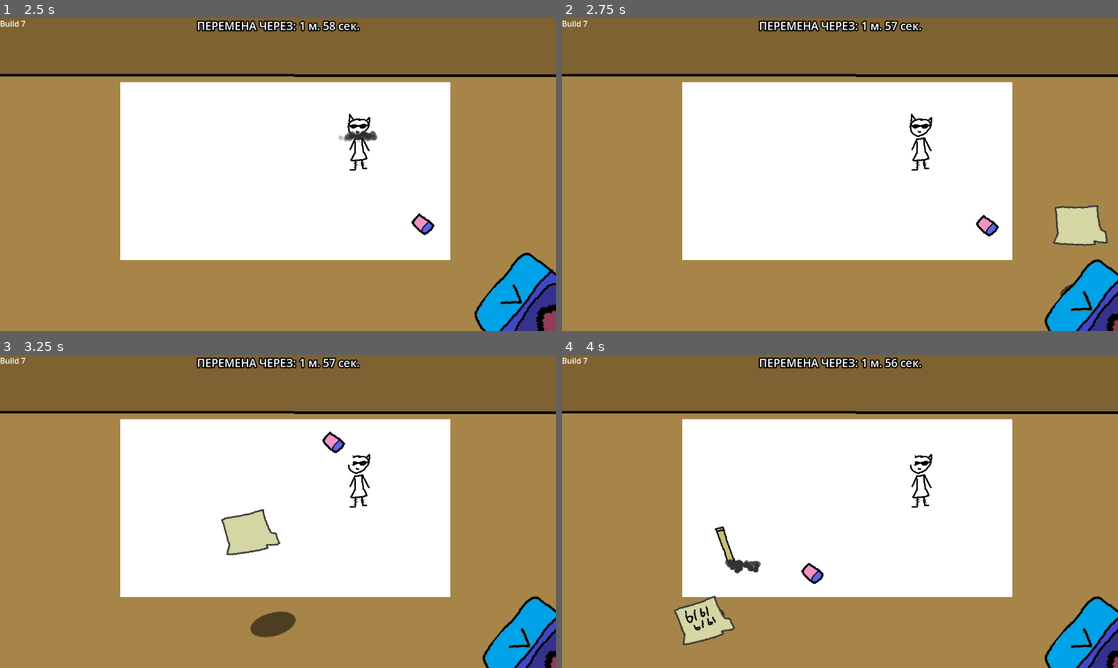
Above: before the commit, frames 1-4 (two rows, left to right).
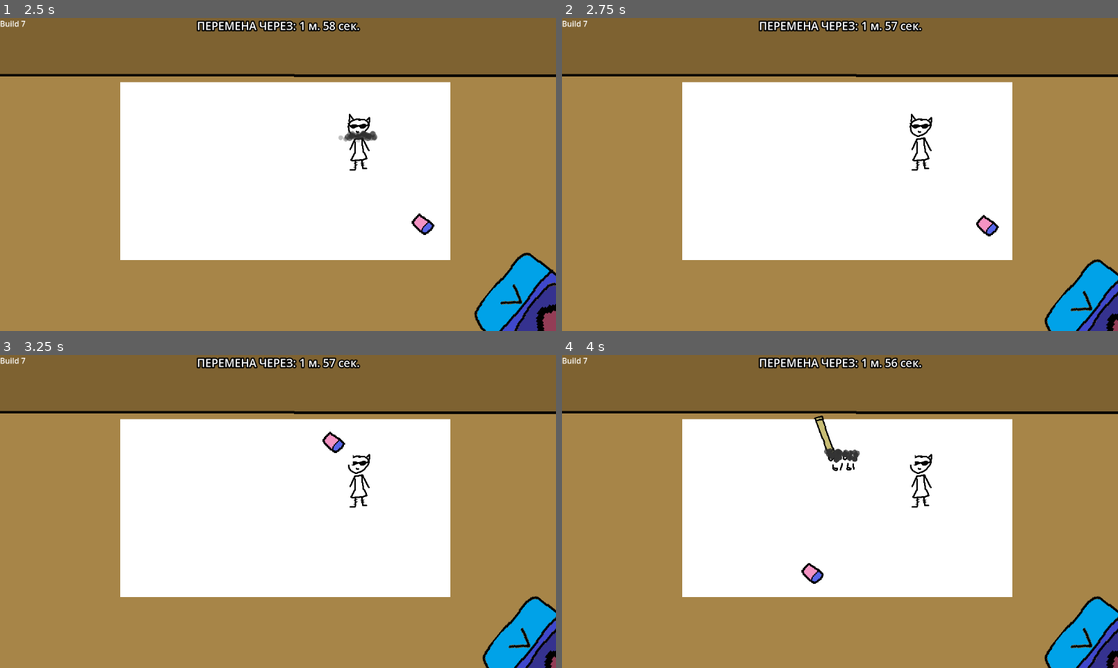
Above: after the commit, the same moments.

Repository: AmongRyzh/maxter-s-jam-2026
Game: Godot game, scene res://gameplay.tscn
The game is run twice, just before and just after one commit, with the same random seed, the same clock (stepped at 60 frames per second) and the same inputs. The engine's default icon, where the game draws it, is replaced by a stand-in: a white triangle on a blue panel in a dark square.
Inputs (mouse positions are in pixels of both pictures, inside the frame that each line leads up to):
- Up to frame 1 (2.5 s): click "Начать" at 0.5 s; move the mouse to (517, 299) at 1.27 s; click (517, 299) at 1.42 s; move the mouse to (422, 227) at 2.02 s; click (422, 227) at 2.17 s
- Up to frame 2 (2.75 s): no input
- Up to frame 3 (3.25 s): move the mouse to (333, 442) at 2.77 s; click (333, 442) at 2.92 s
- Up to frame 4 (4 s): move the mouse to (812, 574) at 3.52 s; click (812, 574) at 3.67 s

Frame 1 is identical in both runs. In frame 2, 1.1% of the frame differs, in the area x 88-99%, y 59-92%; in frame 3, 1.6%; in frame 4, 1.8%, in the area x 20-54%, y 19-93%.

Commit message:
всякие сфх-ы добавлены

Diff:
--- /dev/null
+++ b/default_bus_layout.tres
@@ -0,0 +1,15 @@
+[gd_resource type="AudioBusLayout" format=3 uid="uid://6c4pgc7k7hl3"]
+
+[resource]
+bus/1/name = &"SFX"
+bus/1/solo = false
+bus/1/mute = false
+bus/1/bypass_fx = false
+bus/1/volume_db = 0.0
+bus/1/send = &"Master"
+bus/2/name = &"Music"
+bus/2/solo = false
+bus/2/mute = false
+bus/2/bypass_fx = false
+bus/2/volume_db = 0.0
+bus/2/send = &"Master"
--- a/eraser/eraser.gd
+++ b/eraser/eraser.gd
@@ -15,6 +15,7 @@
 
 		if current_eraser_durability <= 0.0:
 			get_viewport().get_camera_2d().apply_shake(30, 1)
+			get_tree().current_scene.play_sfx_by_name('death')
 			#get_tree().current_scene.eraser = null
 			queue_free()
 
@@ -22,6 +23,11 @@
 
 var pixels_moved_last_frame: float = 0.0
 var last_position: Vector2
+
+var last_direction: Vector2
+
+@export var eraser_sounds : Array[AudioStream]
+@export var velocity_to_pitch : Curve
 
 # Called when the node enters the scene tree for the first time.
 func _ready():
@@ -36,10 +42,29 @@
 
 	global_position = global_position.lerp(target_pos, (speed - get_tree().current_scene.get_eraser_slowdown_factor()) * delta)
 
+	var current_direction := global_position.direction_to(last_position)
+
+	var direction_changed := current_direction.sign() != last_direction.sign()
+	#print(direction_changed)
+
 	pixels_moved_last_frame = global_position.distance_to(last_position)
+	#print(pixels_moved_last_frame)
+
+	if Input.is_mouse_button_pressed(MOUSE_BUTTON_LEFT) and !get_tree().current_scene.is_pencil_case_opened():
+		last_direction = global_position.direction_to(last_position)
+		if direction_changed:
+			play_random_sfx()
+
+		var durability : float = (durability_decrease_rate + get_tree().current_scene.get_additional_durability_decrease_rate())
+		current_eraser_durability -= durability * delta * (pixels_moved_last_frame / 15)
 
 	last_position = global_position
 
-	if Input.is_mouse_button_pressed(MOUSE_BUTTON_LEFT) and !get_tree().current_scene.is_pencil_case_opened():
-		var durability : float = (durability_decrease_rate + get_tree().current_scene.get_additional_durability_decrease_rate())
-		current_eraser_durability -= durability * delta * (pixels_moved_last_frame / 15)
+func play_random_sfx():
+	print("random sfx!")
+	var sound = eraser_sounds.pick_random()
+	#if !$AudioStreamPlayer2D.playing:
+	$AudioStreamPlayer2D.stream = sound
+	$AudioStreamPlayer2D.pitch_scale = velocity_to_pitch.sample(pixels_moved_last_frame)
+	$AudioStreamPlayer2D.play()
+	pass
--- a/eraser/eraser.tscn
+++ b/eraser/eraser.tscn
@@ -2,6 +2,17 @@
 
 [ext_resource type="Script" uid="uid://ctwt4otx35jqx" path="res://eraser/eraser.gd" id="1_jwyhn"]
 [ext_resource type="Texture2D" uid="uid://65tumjlxibgr" path="res://eraser/eraser.png" id="2_3cghv"]
+[ext_resource type="AudioStream" uid="uid://itqa6fjdc1mm" path="res://sfx/eraser/eraser_sound_1.ogg" id="2_5lwof"]
+[ext_resource type="AudioStream" uid="uid://87noh5umytwv" path="res://sfx/eraser/eraser_sound_2.ogg" id="3_uo1fx"]
+[ext_resource type="AudioStream" uid="uid://dr7k17e86kmhs" path="res://sfx/eraser/eraser_sound_3.ogg" id="4_3x03r"]
+[ext_resource type="AudioStream" uid="uid://5m8qhq2wxd8h" path="res://sfx/eraser/eraser_sound_4.ogg" id="5_13gb0"]
+[ext_resource type="AudioStream" uid="uid://cw30f325d7fx8" path="res://sfx/eraser/eraser_sound_5.ogg" id="6_4v8hs"]
+[ext_resource type="AudioStream" uid="uid://crn84jilyjhcp" path="res://sfx/eraser/eraser_sound_6.ogg" id="7_fio6x"]
+
+[sub_resource type="Curve" id="Curve_5lwof"]
+_limits = [0.9, 2.0, 0.0, 150.0]
+_data = [Vector2(0.35377407, 0.90643287), 0.0, 0.0, 0, 0, Vector2(9.905663, 1.0415206), 0.0, 0.0067498395, 0, 1, Vector2(150, 1.9871348), -0.0002863499, 0.0, 0, 0]
+point_count = 3
 
 [sub_resource type="CompressedTexture2D" id="CompressedTexture2D_njsjv"]
 
@@ -14,6 +25,8 @@
 script = ExtResource("1_jwyhn")
 speed = 14.0
 durability_decrease_rate = 3.5
+eraser_sounds = Array[AudioStream]([ExtResource("2_5lwof"), ExtResource("3_uo1fx"), ExtResource("4_3x03r"), ExtResource("5_13gb0"), ExtResource("6_4v8hs"), ExtResource("7_fio6x")])
+velocity_to_pitch = SubResource("Curve_5lwof")
 
 [node name="Sprite2D" type="Sprite2D" parent="." unique_id=935766602]
 visible = false
@@ -38,3 +51,7 @@
 
 [node name="CollisionShape2D" type="CollisionShape2D" parent="." unique_id=362372122]
 shape = SubResource("RectangleShape2D_jwyhn")
+
+[node name="AudioStreamPlayer2D" type="AudioStreamPlayer2D" parent="." unique_id=331165866]
+volume_db = -1.38
+bus = &"SFX"
--- a/gameplay.gd
+++ b/gameplay.gd
@@ -66,6 +66,8 @@
 @export var dangers: Array[PackedScene]
 
 var pencil_case_tutorial_shown: bool = false
+
+@export var sfx: Node2D
 
 func _ready():
 	Engine.time_scale = 0
@@ -397,6 +399,9 @@
 
 	spawn_point.queue_free()
 
+func play_sfx_by_name(name: String):
+	sfx.get_node(name).play()
+
 #func _draw():
 	#if eraser:
 		#draw_rect(Rect2(eraser.position, Vector2i(1, 1)).grow(eraser_size).grow_side(SIDE_TOP, durability_shrink), Color(0, 1, 0, 0.5))
--- a/gameplay.tscn
+++ b/gameplay.tscn
@@ -14,17 +14,31 @@
 [ext_resource type="PackedScene" uid="uid://ckgtcmnk3ywpg" path="res://pencil_case/pencil_case.tscn" id="7_fbudy"]
 [ext_resource type="Script" uid="uid://dr86d7jfmead5" path="res://random_timer.gd" id="8_0m7cd"]
 [ext_resource type="Script" uid="uid://b2rn7gd713ohm" path="res://camera_2d.gd" id="8_7y1a3"]
+[ext_resource type="AudioStream" uid="uid://cc58id33lp8fw" path="res://sfx/получение урона.ogg" id="10_0kugc"]
 [ext_resource type="Texture2D" uid="uid://b3bj2a1schior" path="res://teacher/teacher_looking.png" id="10_1qy1k"]
+[ext_resource type="AudioStream" uid="uid://ye84bmrxn5ps" path="res://sfx/death_by_teacher.ogg" id="10_hwi80"]
 [ext_resource type="Script" uid="uid://syvtw10xqyxe" path="res://teacher/teacher.gd" id="11_3n40r"]
 [ext_resource type="Texture2D" uid="uid://b5ofoqnche52t" path="res://teacher/teacher_not_looking.png" id="12_45aep"]
 [ext_resource type="AudioStream" uid="uid://6d62qaxhox2c" path="res://sfx/peremena.ogg" id="13_tyrfw"]
 [ext_resource type="PackedScene" uid="uid://dk7cjptcceqqb" path="res://dangers/paper_plane/paper_plane.tscn" id="14_eod45"]
+[ext_resource type="AudioStream" uid="uid://cytm2cfklela2" path="res://sfx/teacher_walking/neizvesten_-_zvuk_shagov-1.ogg" id="20_1ni6y"]
 [ext_resource type="Texture2D" uid="uid://c46cdh7174blm" path="res://desk.png" id="20_2em84"]
+[ext_resource type="AudioStream" uid="uid://ilhwu20b4u42" path="res://sfx/teacher_walking/neizvesten_-_zvuk_shagov-2.ogg" id="21_xvjhw"]
+[ext_resource type="AudioStream" uid="uid://b6or5miyjohei" path="res://sfx/teacher_walking/neizvesten_-_zvuk_shagov-3.ogg" id="22_d3t05"]
+[ext_resource type="AudioStream" uid="uid://c4cs3jewtusvm" path="res://sfx/teacher_walking/neizvesten_-_zvuk_shagov-4.ogg" id="23_j6kuv"]
+[ext_resource type="AudioStream" uid="uid://b50b28t8iiej" path="res://sfx/teacher_walking/neizvesten_-_zvuk_shagov-5.ogg" id="24_s35uu"]
+[ext_resource type="AudioStream" uid="uid://5v2cha08fgpo" path="res://sfx/teacher_walking/neizvesten_-_zvuk_shagov-6.ogg" id="25_5a717"]
+[ext_resource type="AudioStream" uid="uid://dugpeefk17jy2" path="res://sfx/teacher_walking/neizvesten_-_zvuk_shagov-7.ogg" id="26_dsr22"]
+[ext_resource type="AudioStream" uid="uid://ucrrygwb5aee" path="res://sfx/teacher_walking/neizvesten_-_zvuk_shagov-8.ogg" id="27_d8yap"]
+[ext_resource type="AudioStream" uid="uid://tss18ctdxsfe" path="res://sfx/teacher_walking/neizvesten_-_zvuk_shagov-9.ogg" id="28_nm2fk"]
+[ext_resource type="AudioStream" uid="uid://chc33ww874068" path="res://sfx/teacher_walking/neizvesten_-_zvuk_shagov-10.ogg" id="29_xmqtf"]
+[ext_resource type="AudioStream" uid="uid://cl5hu318ldurw" path="res://sfx/teacher_walking/neizvesten_-_zvuk_shagov-11.ogg" id="30_yyn0e"]
+[ext_resource type="AudioStream" uid="uid://duea8uumstfno" path="res://sfx/подготовка к лазеру.mp3" id="31_xvjhw"]
 
 [sub_resource type="PlaceholderTexture2D" id="PlaceholderTexture2D_eod45"]
 size = Vector2(684, 368)
 
-[node name="Gameplay" type="Node2D" unique_id=1976024019 nod …(392 unchanged characters)… age_timer", "painter_image_spawn_points")]
+[node name="Gameplay" type="Node2D" unique_id=1976024019 nod …(392 unchanged characters)… age_timer", "painter_image_spawn_points", "sfx")]
 top_level = true
 script = ExtResource("1_xuee5")
 painter_image_container = NodePath("PainterImages")
@@ -52,6 +66,17 @@
 final_painter_image = ExtResource("4_7y1a3")
 monster = ExtResource("7_0m7cd")
 dangers = Array[PackedScene]([ExtResource("4_2ihbs"), ExtResource("14_eod45")])
+sfx = NodePath("SFX")
+
+[node name="SFX" type="Node2D" parent="." unique_id=1207665058]
+
+[node name="death_by_teacher" type="AudioStreamPlayer" parent="SFX" unique_id=303859406]
+stream = ExtResource("10_hwi80")
+bus = &"SFX"
+
+[node name="death" type="AudioStreamPlayer" parent="SFX" unique_id=794524902]
+stream = ExtResource("10_0kugc")
+bus = &"SFX"
 
 [node name="Camera2D" type="Camera2D" parent="." unique_id=1336200204]
 anchor_mode = 0
@@ -153,7 +178,7 @@
 ignore_time_scale = true
 
 [node name="BeginAddPainterImageSpawnTimer" type="Timer" parent="Timers" unique_id=1060226858]
-wait_time = 2.0
+wait_time = 45.0
 one_shot = true
 autostart = true
 
@@ -185,6 +210,16 @@
 teacher_looking = ExtResource("10_1qy1k")
 teacher_not_looking = ExtResource("12_45aep")
 max_black_pixel_count = 150
+walking_sounds = Array[AudioStream]([ExtResource("20_1ni6y"), ExtResource("21_xvjhw"), ExtResource("22_d3t05"), ExtResource("23_j6kuv"), ExtResource("24_s35uu"), ExtResource("25_5a717"), ExtResource("26_dsr22"), ExtResource("27_d8yap"), ExtResource("28_nm2fk"), ExtResource("29_xmqtf"), ExtResource("30_yyn0e")])
+
+[node name="AudioStreamPlayer2D" type="AudioStreamPlayer2D" parent="Teacher" unique_id=1418086904]
+bus = &"SFX"
+
+[node name="AudioStreamPlayer2D2" type="AudioStreamPlayer2D" parent="Teacher" unique_id=856793339]
+stream = ExtResource("31_xvjhw")
+bus = &"SFX"
+
+[node name="PlaySoundTimer" type="Timer" parent="Teacher" unique_id=922525434]
 
 [node name="PencilCase" parent="." unique_id=653688394 instance=ExtResource("7_fbudy")]
 z_index = 1
--- a/pencil/pencil.tscn
+++ b/pencil/pencil.tscn
@@ -1,6 +1,7 @@
 [gd_scene format=3 uid="uid://dempqkihs7dxp"]
 
 [ext_resource type="Script" uid="uid://styxd6kudvfl" path="res://pencil/pencil.gd" id="1_pmwgo"]
+[ext_resource type="AudioStream" uid="uid://piligq6hi6kh" path="res://sfx/pencil.ogg" id="2_ihh1b"]
 [ext_resource type="Texture2D" uid="uid://ciumf7juqykw1" path="res://pencil/pencil.png" id="2_q5st3"]
 [ext_resource type="Texture2D" uid="uid://rqcftkekkexk" path="res://particles/circle_particle_tiny.png" id="2_u4rgo"]
 
@@ -17,6 +18,10 @@
 [node name="Pencil" type="Area2D" unique_id=1710073798]
 position = Vector2(176, 201)
 script = ExtResource("1_pmwgo")
+
+[node name="AudioStreamPlayer2D" type="AudioStreamPlayer2D" parent="." unique_id=193980293]
+stream = ExtResource("2_ihh1b")
+autoplay = true
 
 [node name="Sprite2D" type="Sprite2D" parent="." unique_id=1303837049]
 texture = ExtResource("2_q5st3")
--- a/project.godot
+++ b/project.godot
@@ -15,6 +15,10 @@
 config/features=PackedStringArray("4.7", "GL Compatibility")
 boot_splash/image="res://maxters_jam_logo.png"
 config/icon="res://icon.svg"
+
+[audio]
+
+buses/default_bus_layout="uid://6c4pgc7k7hl3"
 
 [display]
 
--- a/teacher/teacher.gd
+++ b/teacher/teacher.gd
@@ -22,6 +22,8 @@
 
 @export var max_black_pixel_count: int
 
+@export var walking_sounds : Array[AudioStream]
+
 var is_looking : bool = false :
 	set(value):
 		is_looking = value
@@ -38,9 +40,17 @@
 
 	position = Vector2(x_pos_start, y_pos_down)
 
+	$PlaySoundTimer.timeout.connect(func():
+		$AudioStreamPlayer2D.stream = walking_sounds.pick_random()
+		$AudioStreamPlayer2D.play()
+		)
+
 	gameplay.teacher_cooldown_timer.timeout.connect(func():
 		if tween:
 			tween.kill()
+
+		$PlaySoundTimer.timeout.emit()
+		$PlaySoundTimer.start()
 
 		tween = create_tween()
 		tween.tween_property(self, "position:x", x_pos_end, walking_duration)
@@ -54,10 +64,12 @@
 		if tween:
 			tween.kill()
 
-		tween = create_tween()
+		tween = create_tween().set_ignore_time_scale()
 		tween.tween_property(self, "position:y", y_pos_looking, 0.05)
 
 		is_looking = true
+
+		$PlaySoundTimer.stop()
 
 		var black_pixel_count = gameplay.get_pixel_count_of_color_in_all_painter_images(Color.BLACK, false)
 		print(black_pixel_count)
@@ -70,7 +82,8 @@
 
 			gameplay.replace_color_to_color_in_all_painter_images(Color.BLACK, Color.RED)
 
-			await get_tree().create_timer(0.7, true, false, true).timeout
+			gameplay.play_sfx_by_name('death_by_teacher')
+			await get_tree().create_timer(0.87, true, false, true).timeout
 			Engine.time_scale = 1
 			get_tree().reload_current_scene()
 		else:
@@ -95,7 +108,12 @@
 			print(wait_time)
 
 			gameplay.teacher_cooldown_timer.start(wait_time)
+			$PlaySoundTimer.stop()
 			)
+
+		await get_tree().create_timer(0.4).timeout
+		$PlaySoundTimer.timeout.emit()
+		$PlaySoundTimer.start()
 		)
 
 func _up_down_subtween(loops: int = 0) -> Tween:
@@ -111,6 +129,9 @@
 
 func _blink():
 	blinking = true
+
+	$AudioStreamPlayer2D2.play()
+
 	var tween := create_tween()
 	tween.set_parallel(false)
 	for i in 5:
Not shown, added: sfx/death_by_teacher.ogg.import
Not shown, added: sfx/eraser/eraser_sound_1.ogg.import
Not shown, added: sfx/eraser/eraser_sound_2.ogg.import
Not shown, added: sfx/eraser/eraser_sound_3.ogg.import
Not shown, added: sfx/eraser/eraser_sound_4.ogg.import
Not shown, added: sfx/eraser/eraser_sound_5.ogg.import
Not shown, added: sfx/eraser/eraser_sound_6.ogg.import
Not shown, added: sfx/pencil.ogg.import
Not shown, added: sfx/teacher_walking/neizvesten_-_zvuk_shagov-1.ogg.import
Not shown, added: sfx/teacher_walking/neizvesten_-_zvuk_shagov-10.ogg.import
Not shown, added: sfx/teacher_walking/neizvesten_-_zvuk_shagov-11.ogg.import
Not shown, added: sfx/teacher_walking/neizvesten_-_zvuk_shagov-2.ogg.import
(and 30 more such lines)
